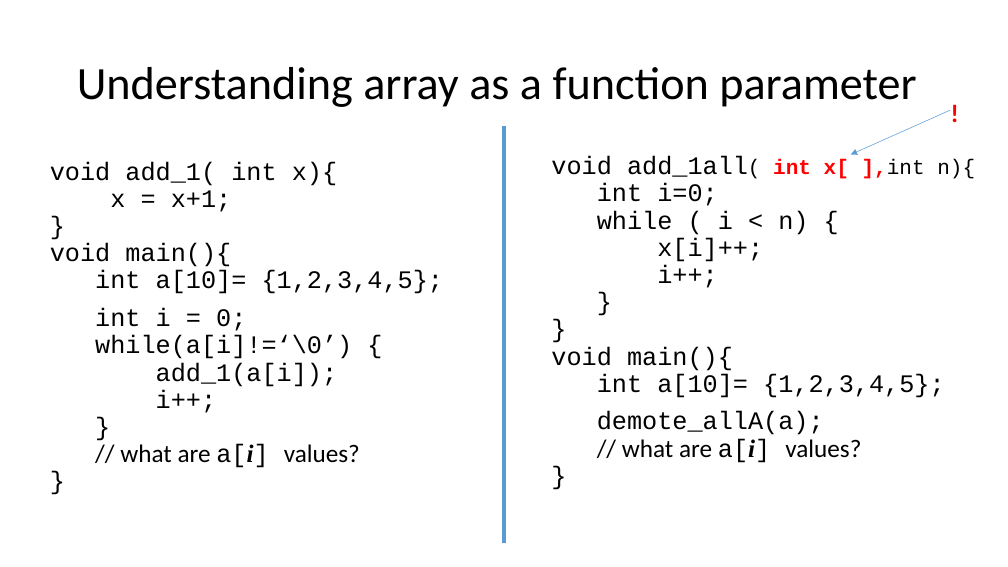
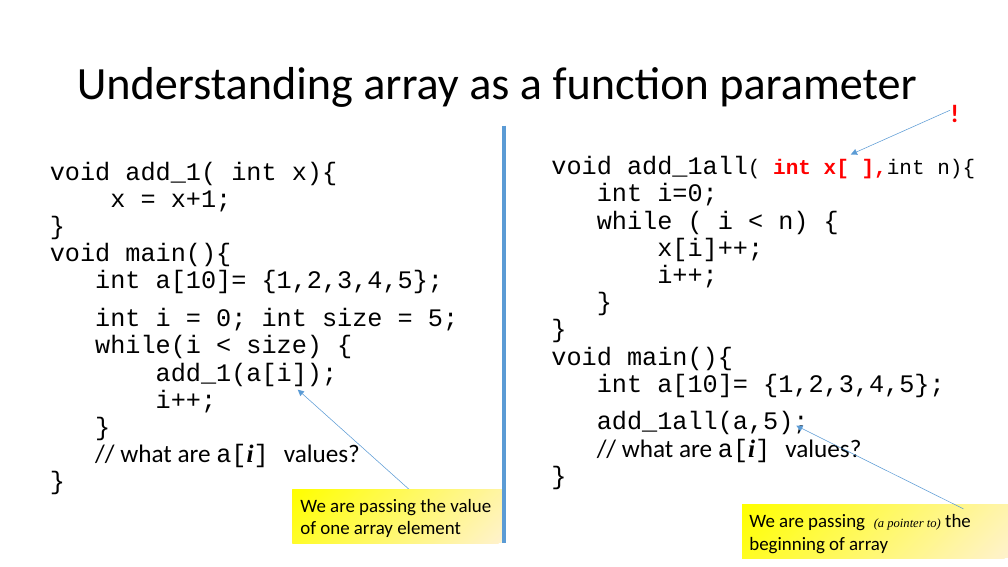
Before and after one commit to rbadrinath/FCP, a slide deck: slide 19 of slides/07-Arrays-char-ASCII-strings-fns.pptx (slide 18 before the commit). Drawn at 1008x567 pixels with LibreOffice and Linux fonts; fonts in the diff are those of the drawing. Boxes give left, top, right and bottom in pixels: in the first picture for what was removed or moved away, otherwise in the second. Text is boxed around its words. In the diff, an @@ line names an element or a change of style, - is before the commit and + after.

```diff
--- a/slides/07-Arrays-char-ASCII-strings-fns.pptx
+++ b/slides/07-Arrays-char-ASCII-strings-fns.pptx
@@ text at (95, 308, 458, 468): text changed @@
-int i = 0;
-while(a[i]!=‘\0’) {
-add_1(a[i]);
-i++;
-}
-// what are a[i] values?
-}
+int i = 0; int size = 5;
+while(i < size) {
+add_1(a[i]);
+i++;
+}
+// what are a[i] values?
+}
@@ arrow added from (410, 490) to (298, 389), #5B9BD5 0.5 pt @@
@@ text at (597, 411, 861, 463): text changed @@
-demote_allA(a);
-// what are a[i] values?
-}
+add_1all(a,5);
+// what are a[i] values?
+}
@@ arrow added from (963, 509) to (796, 426), #5B9BD5 0.5 pt @@
@@ rectangle added at (293, 490, 502, 544), fill gradient #FFFF00 to #FFF2CC, 18 pt, text #000000 @@
+We are passing the value
+of one array element
@@ rectangle added at (743, 505, 1008, 559), fill gradient #FFFF00 to #FFF2CC, 18 pt, text #000000 @@
+We are passing (a pointer to) the beginning of array
```
Also in this commit, not shown: 6 other slides changed, 1 slide added, 4 other files.
